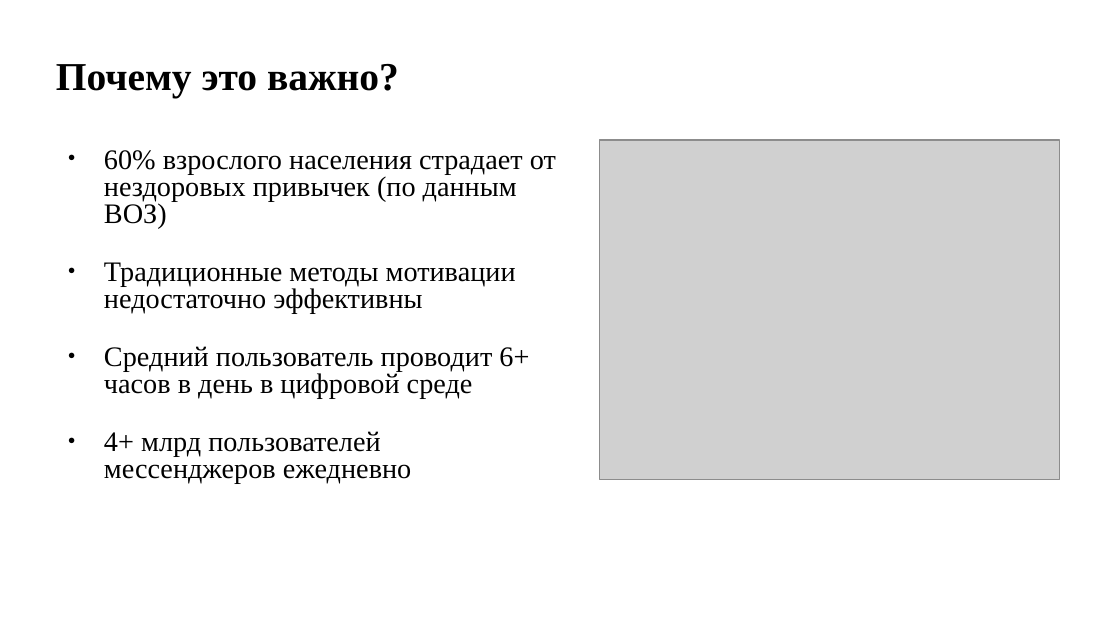
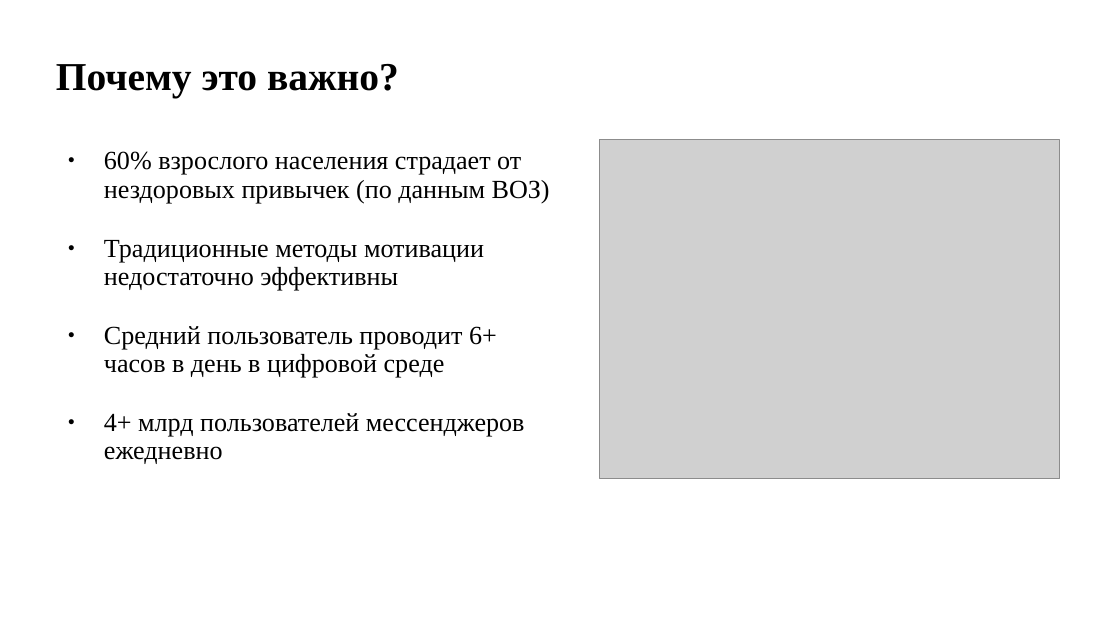
Before and after one commit to pagamov/pagamov_bot, a slide deck: slide 3 of docs/Гамов_Презентация Отчет НИР_26.pptx. Drawn at 1120x630 pixels with LibreOffice and Linux fonts; fonts in the diff are those of the drawing; grey boxes stand for pictures. Boxes give left, top, right and bottom in pixels: in the first picture for what was removed or moved away, otherwise in the second. Text is boxed around its words. In the diff, an @@ line names an element or a change of style, - is before the commit and + after.

```diff
--- a/docs/Гамов_Презентация Отчет НИР_26.pptx
+++ b/docs/Гамов_Презентация Отчет НИР_26.pptx
@@ text "60% взрослого населения страдает от ..." at (104, 151, 550, 464): size 20 to 18.5 pt; line spacing 0.8 to 0.9 @@
```
Also in this commit, not shown: 20 other slides changed, 2 other files.
